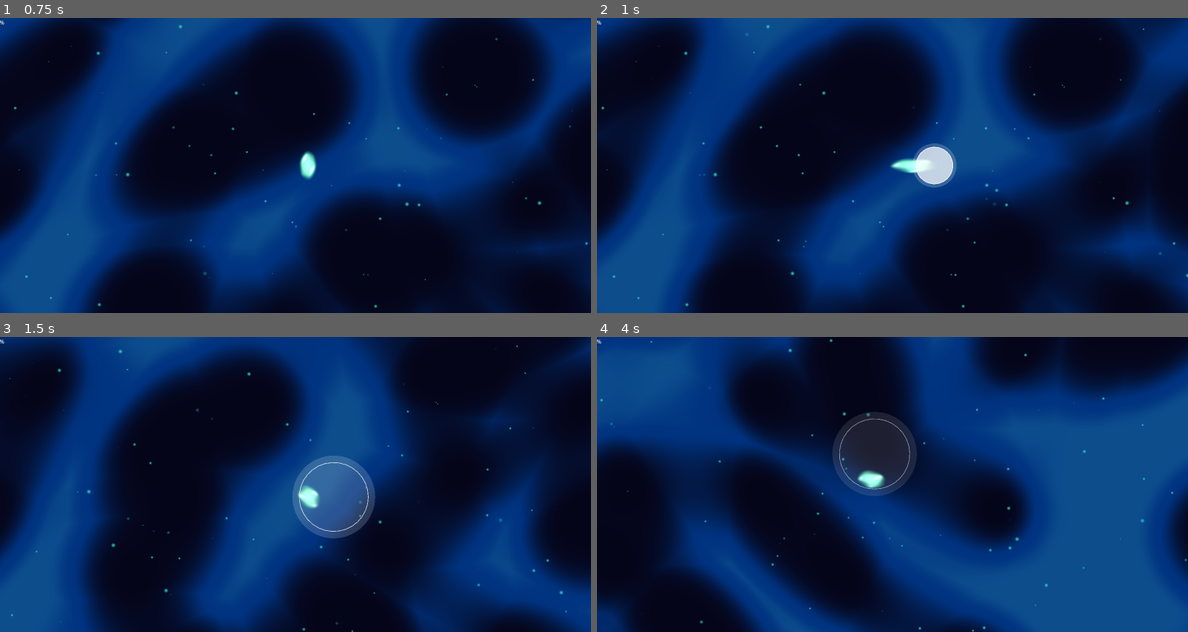
Above: before the commit, frames 1-4 (two rows, left to right).
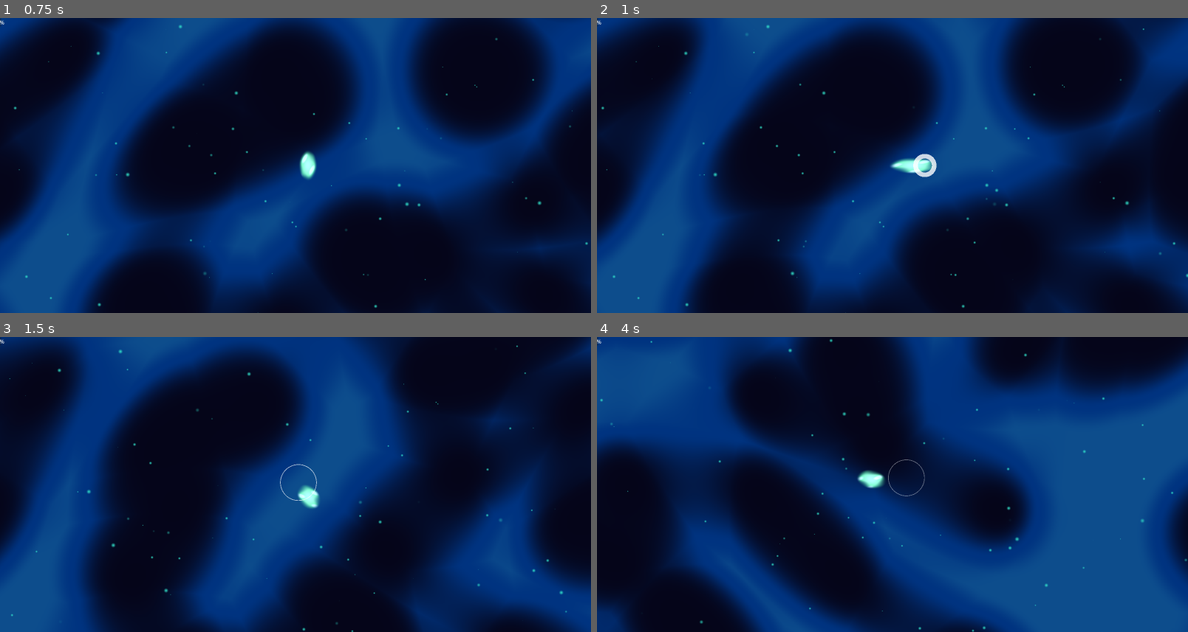
Above: after the commit, the same moments.

Repository: vinids86/aliensurvivors
Game: Godot game, scene res://scenes/game_manager.tscn
Same seed, same stepped clock (60 frames per second), same inputs: the game is played once before the commit and once after it. The engine's default icon, where the game draws it, is replaced by a stand-in: a white triangle on a blue panel in a dark square.
Inputs (mouse positions are in pixels of both pictures, inside the frame that each line leads up to):
- Up to frame 1 (0.75 s): tap Enter (ui_accept) at 0.5 s; move the mouse to (425, 150) at 0.52 s; hold Right (ui_right) from 0.53 s (still down); click (425, 150) at 0.67 s
- Up to frame 2 (1 s): keep holding Right (ui_right); tap Enter (ui_accept) at 0.77 s
- Up to frame 3 (1.5 s): move the mouse to (177, 499) at 1.27 s; release Right (ui_right) at 1.28 s; hold Down (ui_down) from 1.28 s (still down)
- Up to frame 4 (4 s): tap Enter (ui_accept) at 1.52, 3.02, 3.77 s; move the mouse to (951, 419) at 2.02 s; release Down (ui_down) at 2.03 s; hold Right (ui_right) 2.03-2.78 s; move the mouse to (862, 543) at 2.77 s; hold Up (ui_up) 2.78-3.53 s; click (862, 543) at 2.92 s; move the mouse to (1069, 528) at 3.52 s; hold Left (ui_left) from 3.53 s (still down)

Frame 1 is identical in both runs. In frame 2, 0.7% of the frame differs, in the area x 53-61%, y 42-58%; in frame 3, 3.0%, in the area x 47-64%, y 40-69%; in frame 4, 3.0%.

Commit message:
improve attack

Diff:
--- a/scripts/melee_attack_card.gd
+++ b/scripts/melee_attack_card.gd
@@ -6,47 +6,45 @@
 @export var attack_duration: float = 0.25
 @export var knockback_power: float = 400.0
 
-# CORREÇÃO: O tipo do argumento deve ser Node2D para bater com a classe pai.
-# Renomeamos para 'target' para fazer o cast seguro logo abaixo.
 func execute(target: Node2D, aim_direction: Vector2) -> void:
 	var player = target as PlayerController
 	if not player:
-		return # Segurança caso seja chamado por algo que não é o Player
+		return
 
 	if not slash_scene:
 		push_warning("MeleeAttackCard: Nenhuma cena de Slash atribuída!")
 		return
 
-	# 1. Busca estatísticas
+	# 1. Busca estatísticas dinâmicas do Player
 	var dmg = player.stats.get_stat("damage", 10.0)
 	var area = player.stats.get_stat("area", 1.0)
 
 	# 2. Instancia o Slash
 	var slash = slash_scene.instantiate()
 
-	# IMPORTANTE: Adiciona como FILHO do Player para girar e andar junto com ele
-	player.add_child(slash)
+	# 3. Adiciona à raiz da cena (Root)
+	# O ataque é adicionado à raiz da árvore para ser independente do transform do Player.
+	# Isso permite que o efeito permaneça no local do golpe mesmo se o player se mover.
+	player.get_tree().root.add_child(slash)
 
-	# 3. Posiciona na frente
-	# Como é filho, a posição (0,0) é o centro do player.
-	# Movemos apenas no eixo X local (frente) se o Player já estiver rotacionado,
-	# mas seu player rotaciona o _visual_pivot, não o nó raiz necessariamente.
-	# Se o PlayerController raiz NÃO gira, usamos aim_direction para posicionar.
+	# 4. Posicionamento Global
+	# Calcula a posição de spawn no mundo baseada na posição atual do player + offset.
+	var spawn_position = player.global_position + (aim_direction * offset_distance)
 
-	slash.position = aim_direction * offset_distance
+	slash.global_position = spawn_position
 	slash.rotation = aim_direction.angle()
 
-	# 4. Configura
+	# 5. Configura parâmetros de combate (Dano, Tamanho, Knockback)
 	if slash.has_method("setup"):
 		slash.setup(
 			dmg,
 			attack_duration,
 			area,
 			knockback_power,
-			Color.WHITE # Usa a cor do player
+			Color.WHITE
 		)
 
-	# 5. Emite sinal (Para efeitos como Rastro de Fogo funcionarem aqui também)
+	# 6. Notifica o sistema de eventos
 	player.on_attack_triggered.emit({
 		"source": player,
 		"slash_object": slash,
--- a/scripts/simple_melee_slash.gd
+++ b/scripts/simple_melee_slash.gd
@@ -1,26 +1,27 @@
 class_name SimpleMeleeSlash extends Area2D
 
-## Sistema de Ataque: Bubble Burst (FINAL - Posição Corrigida)
-## Gera uma explosão de energia maleável usando desenho procedural direto.
-## A explosão ocorre na posição exata fornecida pelo MeleeAttackCard, seguindo a mira do Player.
+## Visual: "Sonic Boom" (Impacto Geométrico Puro)
+## Um círculo perfeito que expande violentamente.
+## Foca em contraste (Branco -> Cor), velocidade e clareza da hitbox.
 
 # --- CONFIGURAÇÃO ---
 var damage: float = 10.0
-var knockback_force: float = 600.0
+var knockback_force: float = 500.0 # Aumentei um pouco para combinar com o impacto visual
 var element_color: Color = Color("4fffa0") # Verde Neon
 
-# Parâmetros Geométricos
-var max_radius: float = 60.0       # Tamanho final da explosão
-var burst_scale: float = 1.8       # Crescimento extra no estouro
+# Geometria
+var max_radius: float = 55.0
+var initial_radius: float = 5.0    # Não começa do zero absoluto para ter "corpo" no frame 1
 
-# Variáveis de Animação (Controladas via Tween)
-var _anim_radius_scale: float = 0.0
-var _anim_hole_size: float = 0.0
+# Variáveis de Animação
+var _current_radius: float = 0.0
+var _anim_width: float = 0.0       # Espessura da onda de choque
 var _anim_alpha: float = 1.0
+var _core_flash: float = 1.0       # Intensidade do centro branco
 
 # Cache de Colisão
-var _collision_poly: CollisionPolygon2D
-var _last_poly_points: PackedVector2Array
+var _collision_shape: CollisionShape2D
+var _circle_shape: CircleShape2D
 
 func setup(dmg: float, duration: float, scale_mod: float, kb: float, col: Color) -> void:
 	damage = dmg
@@ -28,96 +29,74 @@
 	element_color = col
 
 	scale = Vector2.ONE * scale_mod
-	_start_bubble_animation(duration)
+	_start_impact_animation(duration)
 
 func _ready() -> void:
 	monitoring = false
 	body_entered.connect(_on_body_entered)
 
-	# Cria Colisão (agora via código)
-	_collision_poly = CollisionPolygon2D.new()
-	_collision_poly.build_mode = CollisionPolygon2D.BUILD_SOLIDS
-	add_child(_collision_poly)
+	_collision_shape = CollisionShape2D.new()
+	_circle_shape = CircleShape2D.new()
+	_collision_shape.shape = _circle_shape
+	add_child(_collision_shape)
 
 func _process(_delta: float) -> void:
 	queue_redraw()
 
 func _draw() -> void:
-	var current_r = max_radius * _anim_radius_scale
-	if current_r <= 1.0: return
+	if _current_radius <= 1.0: return
 
-	# 1. Aura Externa (Brilho difuso)
-	var color_aura = element_color
-	color_aura.a = 0.2 * _anim_alpha
-	draw_circle(Vector2.ZERO, current_r * 1.2, color_aura)
+	# 1. Onda de Choque (Borda Grossa)
+	# Desenhamos um arco grosso que representa a força do impacto
+	var color_wave = element_color
+	color_wave.a = 0.8 * _anim_alpha
 
-	# 2. Corpo Principal (Anel/Donut)
-	var color_body = element_color
-	color_body.a = 0.7 * _anim_alpha
-	_draw_donut(current_r, _anim_hole_size, color_body)
+	if _anim_width > 0.5:
+		draw_arc(Vector2.ZERO, _current_radius, 0, TAU, 64, color_wave, _anim_width)
 
-	# 3. Highlight Borda (Corte mais nítido)
-	if _anim_alpha > 0.05:
-		var color_edge = Color.WHITE
-		color_edge.a = 0.9 * _anim_alpha
-		draw_arc(Vector2.ZERO, current_r, 0, TAU, 32, color_edge, 2.0)
+	# 2. Flash Central (Impacto Branco)
+	# Nos primeiros frames, desenha um círculo sólido branco que desvanece rápido.
+	# Isso dá a sensação de "energia concentrada" liberada.
+	if _core_flash > 0.01:
+		var color_core = Color.WHITE
+		color_core.a = _core_flash * 0.9
+		# O núcleo é um pouco menor que a onda principal
+		draw_circle(Vector2.ZERO, _current_radius * 0.85, color_core)
 
-	_update_collision(current_r, _anim_hole_size)
+	_update_collision(_current_radius)
 
-# Função para desenhar Círculo com Buraco (Donut)
-func _draw_donut(outer_radius: float, hole_pct: float, color: Color) -> void:
-	var segments = 32
-	var inner_radius = outer_radius * hole_pct
+func _update_collision(radius: float) -> void:
+	if _circle_shape:
+		_circle_shape.radius = radius
 
-	if inner_radius >= outer_radius - 1.0: return
-
-	var points_out = PackedVector2Array()
-	var points_in = PackedVector2Array()
-
-	for i in range(segments + 1):
-		var angle = (float(i) / segments) * TAU
-		var dir = Vector2(cos(angle), sin(angle))
-
-		points_out.append(dir * outer_radius)
-		points_in.append(dir * inner_radius)
-
-	var poly = points_out.duplicate()
-	points_in.reverse()
-	poly.append_array(points_in)
-
-	draw_colored_polygon(poly, color)
-	_last_poly_points = poly
-
-func _update_collision(current_r: float, hole_pct: float) -> void:
-	if _last_poly_points.is_empty(): return
-	if _collision_poly:
-		_collision_poly.polygon = _last_poly_points
-
-func _start_bubble_animation(duration: float) -> void:
+func _start_impact_animation(duration: float) -> void:
 	monitoring = true
-
-	_anim_radius_scale = 0.0
-	_anim_hole_size = 0.0
+	_current_radius = initial_radius
+	_anim_width = 20.0 # Começa bem grosso
+	_core_flash = 1.0
 	_anim_alpha = 1.0
 
 	var tw = create_tween().set_parallel(true)
 
-	# Tempo total é o tempo de explosão
-	var forward_move = Vector2.RIGHT.rotated(rotation) * 20.0
-	tw.tween_property(self, "position", position + forward_move, duration)
-	# 1. Estouro Violento (Scale 0.0 -> Burst Scale)
-	tw.tween_property(self, "_anim_radius_scale", burst_scale, duration)\
-		.set_trans(Tween.TRANS_CIRC).set_ease(Tween.EASE_OUT)
+	# 1. Expansão Explosiva (Radius)
+	# EASE_OUT_QUART é muito rápido no início e freia bruscamente -> Sensação de Impacto
+	tw.tween_property(self, "_current_radius", max_radius, duration)\
+		.set_trans(Tween.TRANS_QUART).set_ease(Tween.EASE_OUT)
 
-	# 2. Abertura do Buraco (Com delay, começa um pouco depois)
-	tw.tween_property(self, "_anim_hole_size", 1.0, duration * 0.75)\
-		.set_trans(Tween.TRANS_EXPO).set_ease(Tween.EASE_OUT)\
-		.set_delay(duration * 0.25)
+	# 2. Afinamento da Onda (Width)
+	# A onda começa grossa e fica fina à medida que dissipa energia
+	tw.tween_property(self, "_anim_width", 2.0, duration * 0.8)\
+		.set_trans(Tween.TRANS_QUAD).set_ease(Tween.EASE_OUT)
 
-	# 3. Sumir (Fade Out)
+	# 3. Flash Branco (Core)
+	# Dura pouquíssimo tempo (apenas o "pop" inicial)
+	tw.tween_property(self, "_core_flash", 0.0, duration * 0.3)\
+		.set_trans(Tween.TRANS_EXPO).set_ease(Tween.EASE_OUT)
+
+	# 4. Fade Out Geral
 	tw.tween_property(self, "_anim_alpha", 0.0, duration * 0.4)\
-		.set_trans(Tween.TRANS_QUAD).set_ease(Tween.EASE_IN)\
-		.set_delay(duration * 0.6) # Começa a sumir no final
+		.set_trans(Tween.TRANS_SINE).set_ease(Tween.EASE_IN)\
+		.set_delay(duration * 0.6)
 
 	await tw.finished
 	queue_free()
